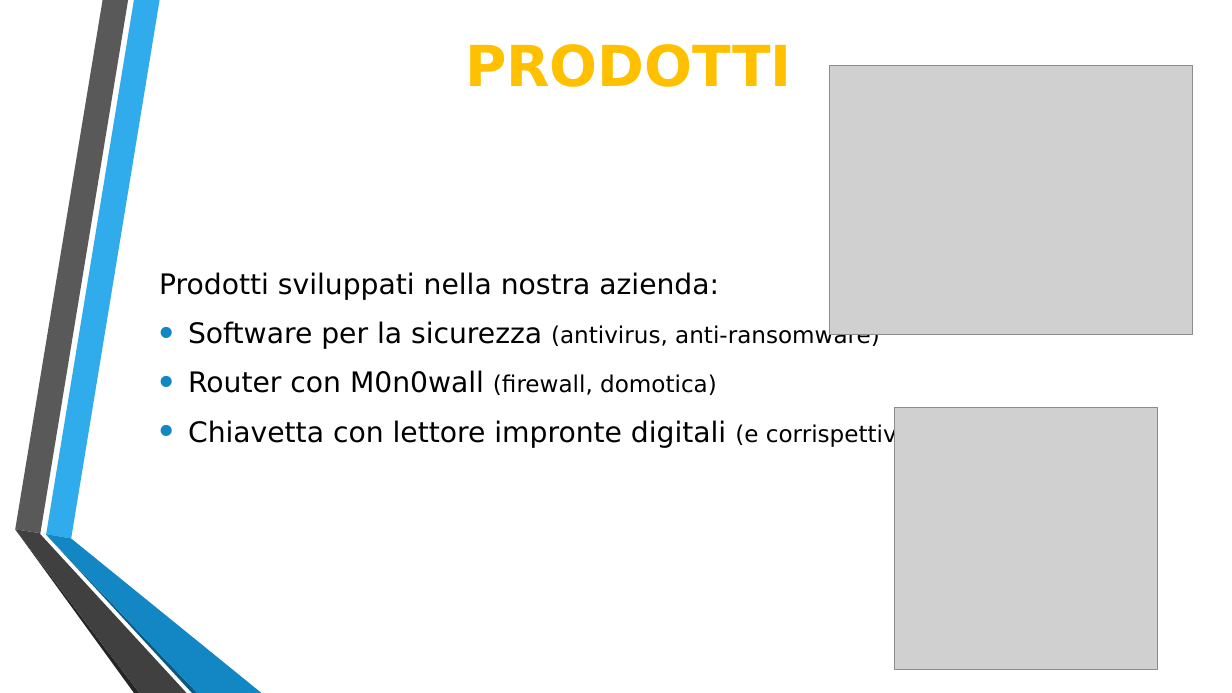
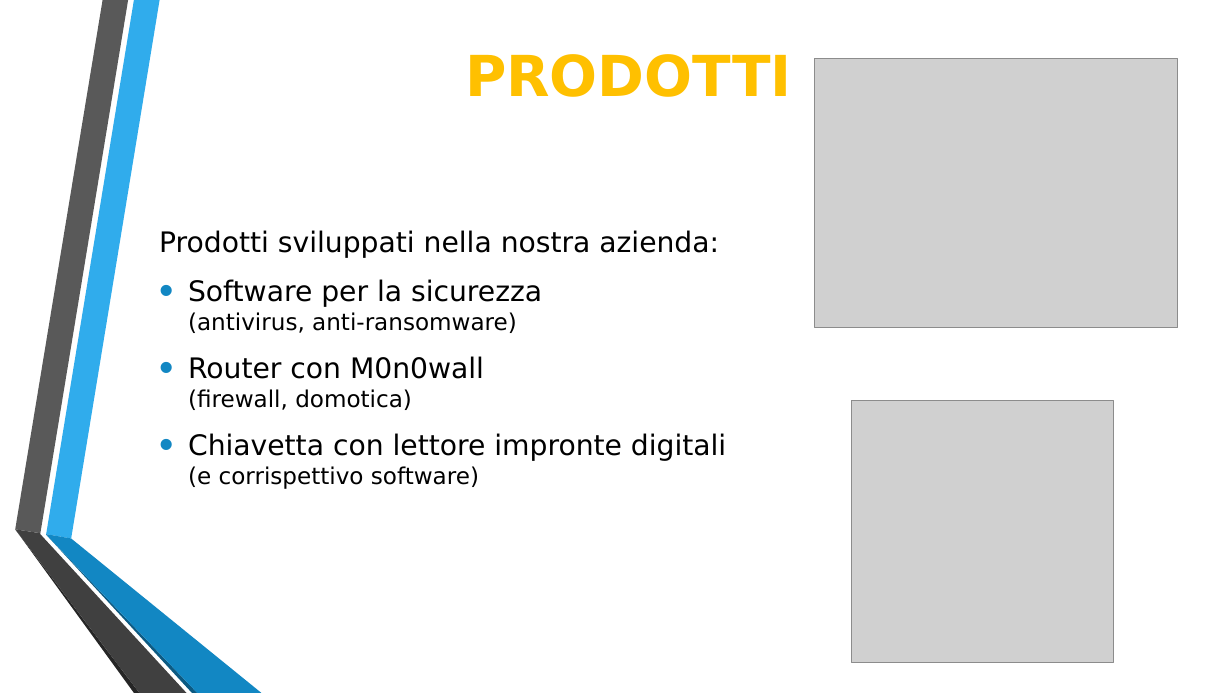
Before and after one commit to Lince99/GPOI, a slide deck: slide 3 of m0n0wall/Presentazione_M0n0wall.odp. Drawn at 1232x693 pixels with LibreOffice and Linux fonts; fonts in the diff are those of the drawing; grey boxes stand for pictures. Boxes give left, top, right and bottom in pixels: in the first picture for what was removed or moved away, otherwise in the second. Text is boxed around its words. In the diff, an @@ line names an element or a change of style, - is before the commit and + after.

```diff
--- a/m0n0wall/Presentazione_M0n0wall.odp
+++ b/m0n0wall/Presentazione_M0n0wall.odp
@@ title "PRODOTTI": place and size @@
-title "PRODOTTI" at bbox=[465, 44, 792, 87]
+title "PRODOTTI" at bbox=[465, 54, 792, 97]
@@ picture: place and size @@
-picture at bbox=[830, 66, 1193, 335]
+picture at bbox=[815, 58, 1178, 328]
@@ text "Prodotti sviluppati nella nostra azienda:" rewrapped from bbox=[159, 272, 911, 448] to bbox=[159, 230, 726, 489] @@
@@ picture: place and size @@
-picture at bbox=[896, 408, 1158, 670]
+picture at bbox=[851, 400, 1114, 663]
```
Also in this commit, not shown: 6 other slides changed, 2 slides added, 2 slides removed, 1 other file.
